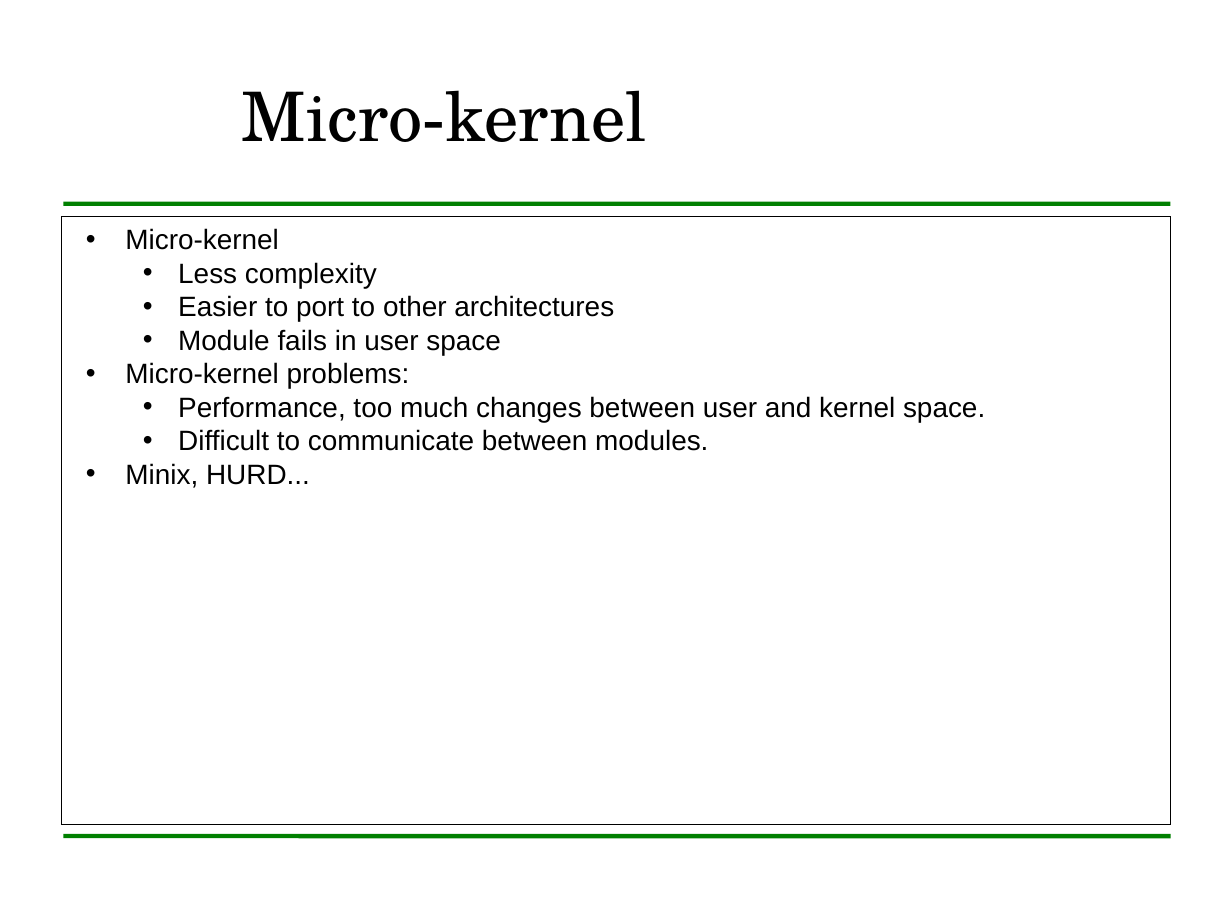
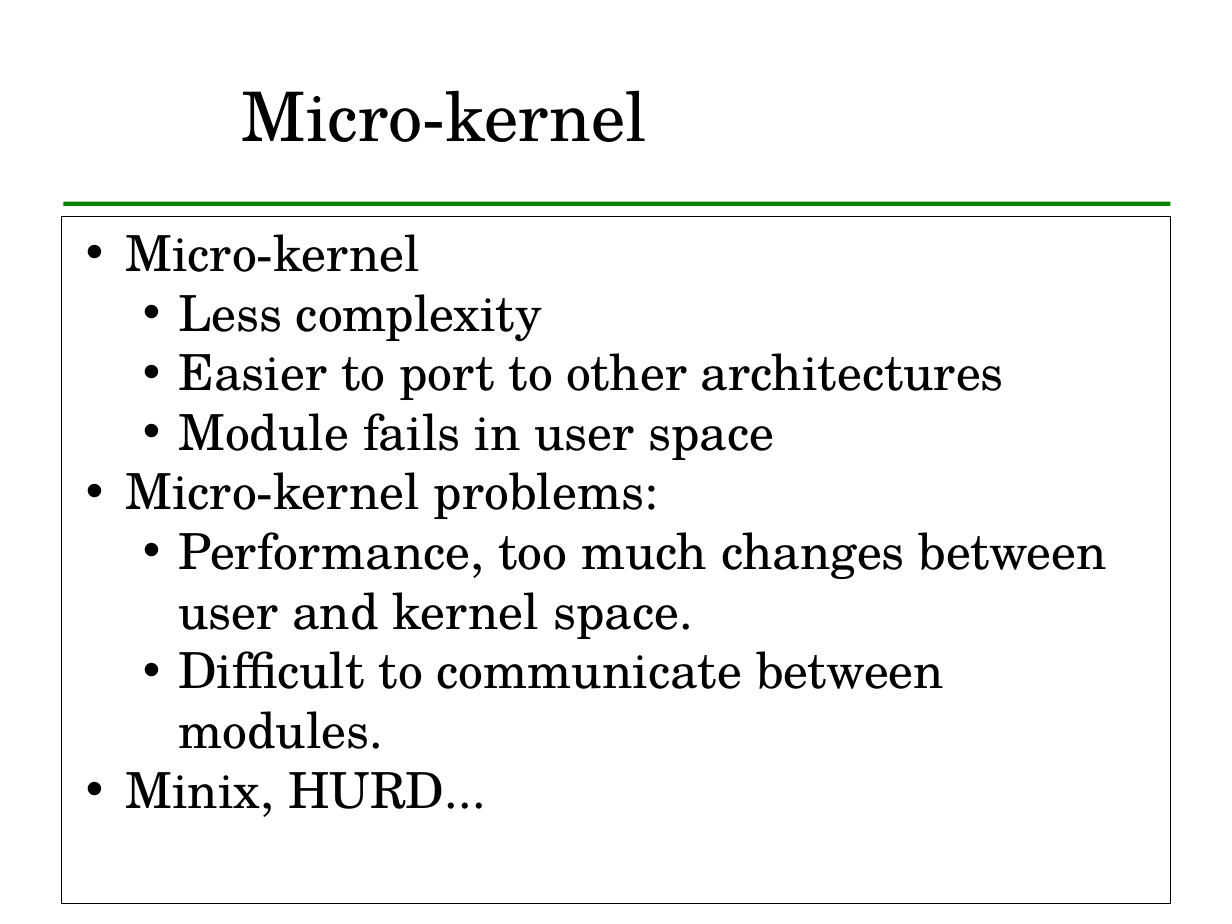
Before and after one commit to LibreLearning/libreteaching, a slide deck: slide 5 of mswl-madrid-2010-2011/cases-i/slides/linux-kernel/linuxKernelDescription.odp. Drawn at 1232x924 pixels with LibreOffice and Linux fonts; fonts in the diff are those of the drawing; background and template pictures are left out. Boxes give left, top, right and bottom in pixels: in the first picture for what was removed or moved away, otherwise in the second. Text is boxed around its words. In the diff, an @@ line names an element or a change of style, - is before the commit and + after.

```diff
--- a/mswl-madrid-2010-2011/cases-i/slides/linux-kernel/linuxKernelDescription.odp
+++ b/mswl-madrid-2010-2011/cases-i/slides/linux-kernel/linuxKernelDescription.odp
@@ rectangle "Micro-kernel" resized from (x1=61, y1=216, x2=1171, y2=825) to (x1=61, y1=216, x2=1171, y2=903) @@
@@ rectangle "Micro-kernel" at (x1=61, y1=216, x2=1171, y2=903): size 18 to 32 pt, font Arial to TeX Gyre Schola @@
```
Also in this commit, not shown: 22 other slides changed, 2 slides added, 1 slide removed.
